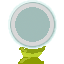
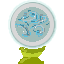
Comparing the layer stacks of the two 64x64 images. Changes:
added layer "Layer #7" above "Mushroom Platform" over [15, 10, 49, 37]
